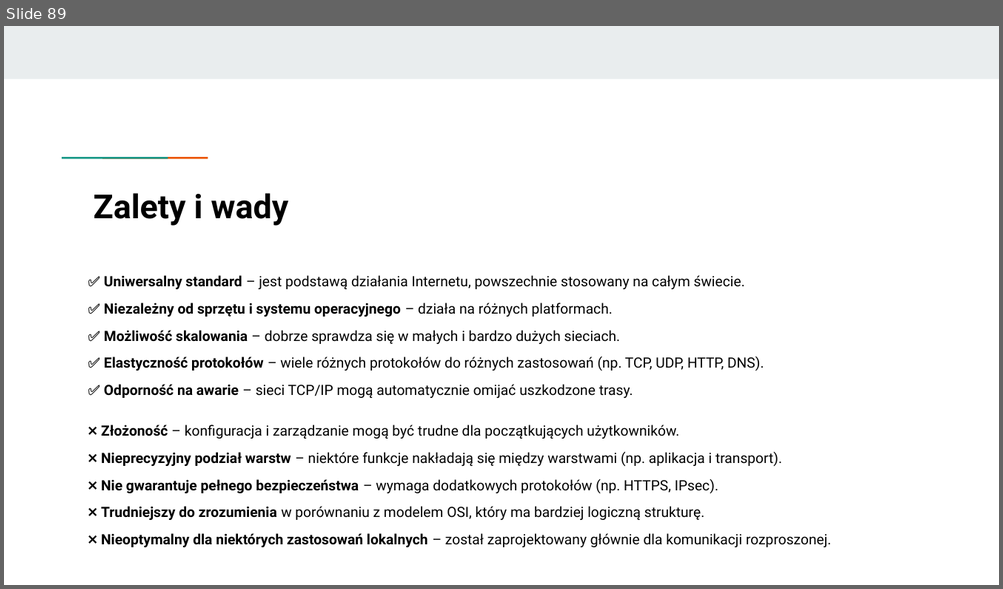
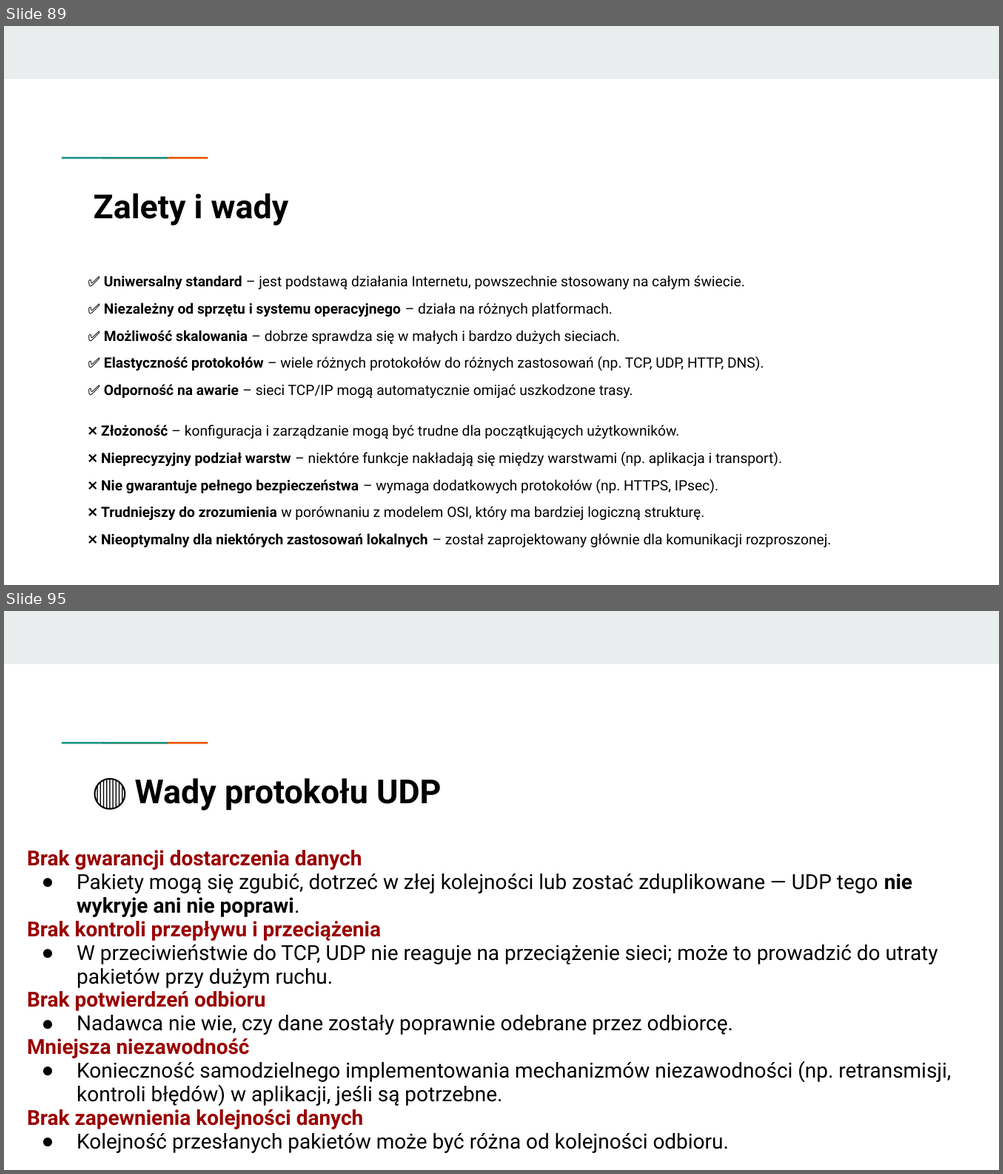
Before and after one commit to KasiaKasia/PRZEDMIOTY, a slide deck: ZASTOSOWANIE_INFORMATYKI/1A-gr_2/Zastosowanie informatyki - 1A gr. 2.pptx. Shown one above the other, each under a label of ours: slide 89 before the commit, slides 89 and 95 after it; the slides between them are not shown. The pictures are 1003x589 and 1003x1174 pixels, drawn with LibreOffice and Linux fonts; fonts in the diff are those of the drawing. Boxes give left, top, right and bottom in pixels: in the first picture for what was removed or moved away, otherwise in the second. Text is boxed around its words. In the diff, an @@ line names an element or a change of style, - is before the commit and + after.

```diff
--- a/ZASTOSOWANIE_INFORMATYKI/1A-gr_2/Zastosowanie informatyki - 1A gr. 2.pptx
+++ b/ZASTOSOWANIE_INFORMATYKI/1A-gr_2/Zastosowanie informatyki - 1A gr. 2.pptx
@@ slide 95 added at (x1=4, y1=611, x2=999, y2=1170), background #FFFFFF; not listed: 3 template elements that a slide beside it also shows @@
@@ title added at (x1=135, y1=778, x2=441, y2=811), 24 pt, text #000000, bold @@
+🔴 Wady protokołu UDP
@@ text added at (x1=27, y1=850, x2=950, y2=1153), 15 pt, text #000000 @@
+Brak gwarancji dostarczenia danych
+● Pakiety mogą się zgubić, dotrzeć w złej kolejności lub zostać zduplikowane — UDP tego nie wykryje ani nie poprawi.
+Brak kontroli przepływu i przeciążenia
+● W przeciwieństwie do TCP, UDP nie reaguje na przeciążenie sieci; może to prowadzić do utraty pakietów przy dużym ruchu.
+Brak potwierdzeń odbioru
+● Nadawca nie wie, czy dane zostały poprawnie odebrane przez odbiorcę.
+Mniejsza niezawodność
+● Konieczność samodzielnego implementowania mechanizmów niezawodności (np. retransmisji, kontroli błędów) w aplikacji, jeśli są potrzebne.
+Brak zapewnienia kolejności danych
+● Kolejność przesłanych pakietów może być różna od kolejności odbioru.
```
Also in this commit, not shown: 5 other slides added, 1 other file.
